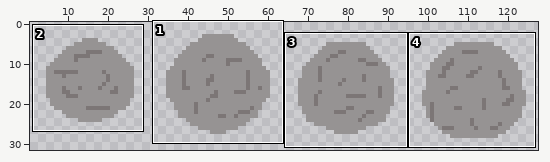
Two versions of one sprite sheet, GroupGame/GroupGame/Content/Earth Bullet.png. Above: a wide view before the commit, with the close-up outlined.
Close-up. First the earlier version:
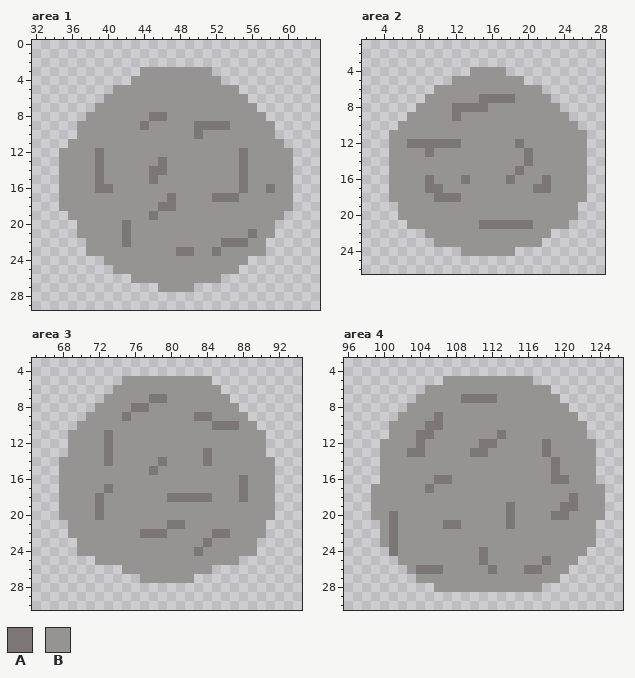
The file is 128x32 pixels. Shown: area 1: x 32..63, y 0..29; area 2: x 2..28, y 1..26; area 3: x 65..94, y 3..30; area 4: x 96..126, y 3..30. The wide view leaves out empty margins.
Palette (. is transparent): A #7c7676  B #969393
New version:
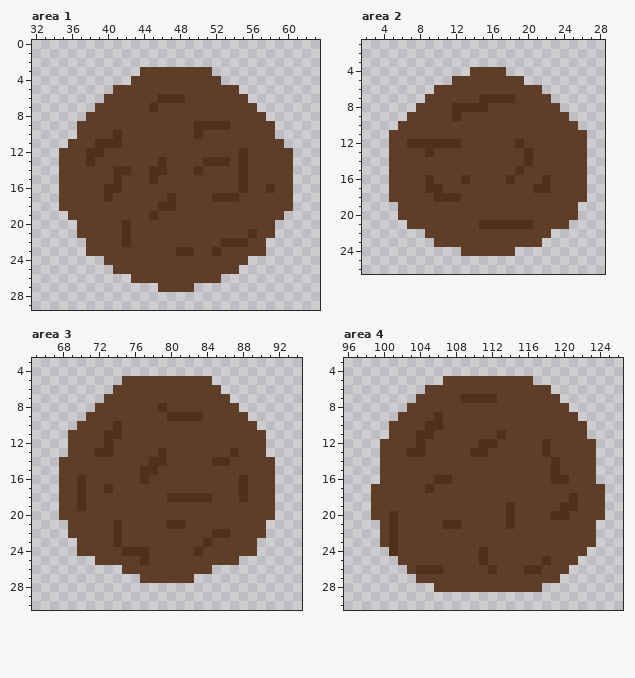
The exact change:
@@ palette @@
-A #7c7676
+A #512f19
-B #969393
+B #5e3e29
--- area 1
@@ x 36..55 @@
  5 .....BBBBBBBBBBBBBB.
- 6 ....BBBBBBBBBBBBBBBB
- 7 ...BBBBBBBBBBBBBBBBB
- 8 ..BBBBBBBAABBBBBBBBB
- 9 .BBBBBBBABBBBBAAAABB
-10 .BBBBBBBBBBBBBABBBBB
-11 BBBBBBBBBBBBBBBBBBBB
-12 BBBABBBBBBBBBBBBBBBA
-13 BBBABBBBBBABBBBBBBBA
-14 BBBABBBBBAABBBBBBBBA
-15 BBBABBBBBABBBBBBBBBA
-16 BBBAABBBBBBBBBBBBBBA
-17 BBBBBBBBBBBABBBBAAAB
+ 6 ....BBBBBBAAABBBBBBB
+ 7 ...BBBBBBABBBBBBBBBB
+ 8 ..BBBBBBBBBBBBBBBBBB
+ 9 .BBBBBBBBBBBBBAAAABB
+10 .BBBBABBBBBBBBABBBBB
+11 BBBAAABBBBBBBBBBBBBB
+12 BBAABBBBBBBBBBBBBBBA
+13 BBABBBBBBBABBBBAAABA
+14 BBBBBAABBAABBBABBBBA
+15 BBBBBABBBABBBBBBBBBA
+16 BBBBAABBBBBBBBBBBBBA
+17 BBBBABBBBBBABBBBAAAB
 18 BBBBBBBBBBAABBBBBBBB
--- area 3
@@ x 65..94 @@
  6 .........BBBBBBBBBBBB.........
- 7 ........BBBBBAABBBBBBB........
- 8 .......BBBBAABBBBBBBBBB.......
- 9 ......BBBBABBBBBBBAABBBB......
-10 .....BBBBBBBBBBBBBBBAAABB.....
-11 ....BBBBABBBBBBBBBBBBBBBBB....
+ 7 ........BBBBBBBBBBBBBB........
+ 8 .......BBBBBBBABBBBBBBB.......
+ 9 ......BBBBBBBBBAAAABBBBB......
+10 .....BBBBABBBBBBBBBBBBBBB.....
+11 ....BBBBAABBBBBBBBBBBBBBBB....
 12 ....BBBBABBBBBBBBBBBBBBBBB....
-13 ....BBBBABBBBBBBBBBABBBBBB....
-14 ...BBBBBABBBBBABBBBABBBBBBB...
-15 ...BBBBBBBBBBABBBBBBBBBBBBB...
-16 ...BBBBBBBBBBBBBBBBBBBBABBB...
-17 ...BBBBBABBBBBBBBBBBBBBABBB...
-18 ...BBBBABBBBBBBAAAAABBBABBB...
-19 ...BBBBABBBBBBBBBBBBBBBBBBB...
-20 ...BBBBABBBBBBBBBBBBBBBBBBB...
-21 ....BBBBBBBBBBBAABBBBBBBBB....
-22 ....BBBBBBBBAAABBBBBAABBBB....
-23 .....BBBBBBBBBBBBBBABBBBB.....
-24 .....BBBBBBBBBBBBBABBBBBB.....
-25 .......BBBBBBBBBBBBBBBB.......
+13 ....BBBAABBBBBABBBBBBBABBB....
+14 ...BBBBBBBBBBAABBBBBAABBBBB...
+15 ...BBBBBBBBBAABBBBBBBBBBBBB...
+16 ...BBABBBBBBABBBBBBBBBBABBB...
+17 ...BBABBABBBBBBBBBBBBBBABBB...
+18 ...BBABBBBBBBBBAAAAABBBABBB...
+19 ...BBABBBBBBBBBBBBBBBBBBBBB...
+20 ...BBBBBBBBBBBBBBBBBBBBBBBB...
+21 ....BBBBBABBBBBAABBBBBBBBB....
+22 ....BBBBBABBBBBBBBBBAABBBB....
+23 .....BBBBABBBBBBBBBABBBBB.....
+24 .....BBBBBAAABBBBBABBBBBB.....
+25 .......BBBBBABBBBBBBBBB.......
 26 ..........BBBBBBBBBB..........
